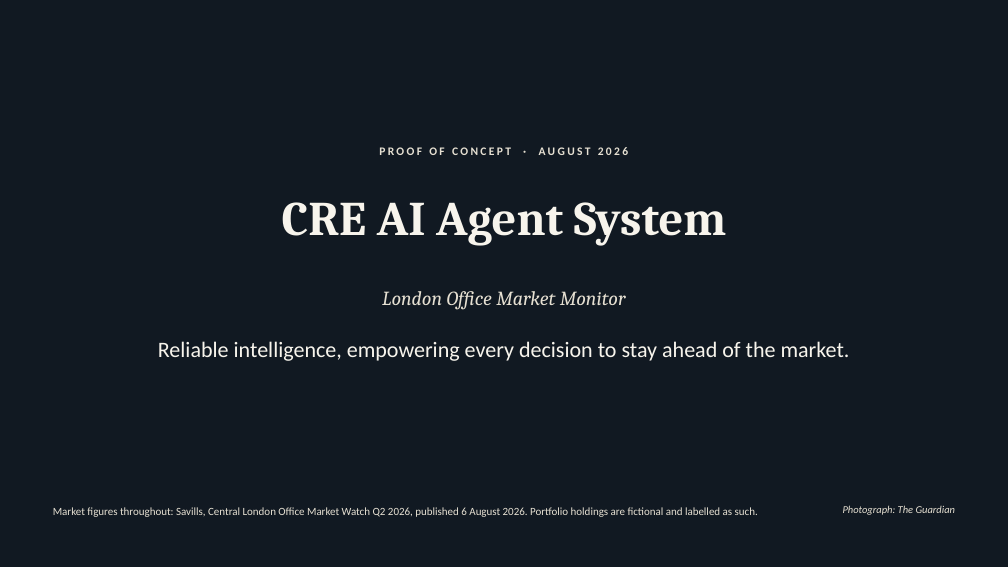
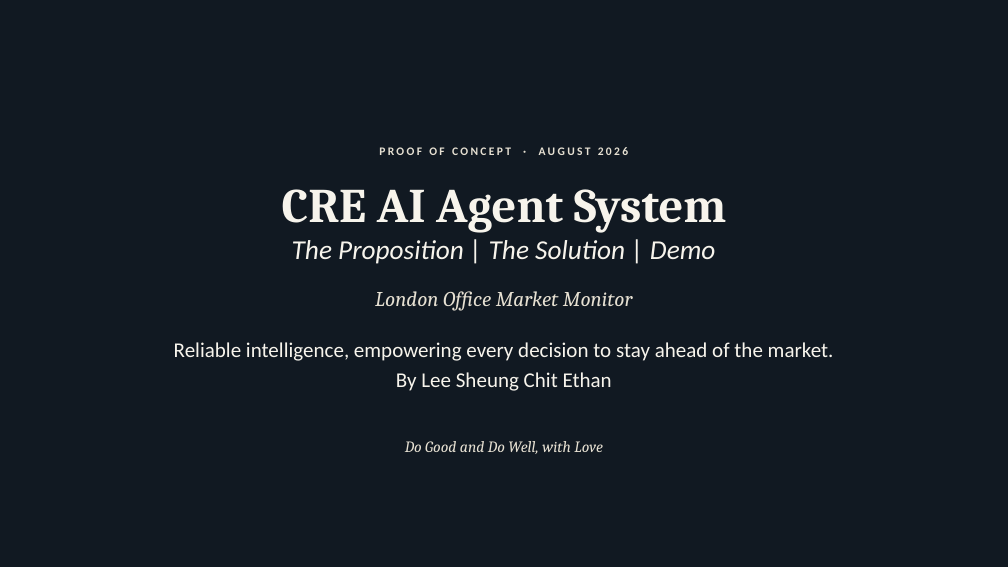
Before and after one commit to ethanlee928/cre_market_agent, a slide deck: slide 1 of slides/cre-ai-agent-system.pptx. Drawn at 1008x567 pixels with LibreOffice and Linux fonts; fonts in the diff are those of the drawing; background and template pictures are left out; a plain dark background stands for a picture behind light text. Boxes give left, top, right and bottom in pixels: in the first picture for what was removed or moved away, otherwise in the second. Text is boxed around its words. In the diff, an @@ line names an element or a change of style, - is before the commit and + after.

```diff
--- a/slides/cre-ai-agent-system.pptx
+++ b/slides/cre-ai-agent-system.pptx
@@ text "CRE AI Agent System": place and size @@
-text "CRE AI Agent System" at <box>282,202,726,246</box>
+text "CRE AI Agent System" at <box>282,189,726,264</box>
@@ text at <box>292,240,715,264</box>: paragraph added @@
+The Proposition | The Solution | Demo
@@ text "London Office Market Monitor" at <box>375,291,632,311</box>: size 19 to 20 pt @@
@@ text at <box>174,342,834,391</box>: text changed; size 21 to 20 pt @@
-Reliable intelligence, empowering every decision to stay ahead of the market.
+Reliable intelligence, empowering every decision to stay ahead of the market.
+By Lee Sheung Chit Ethan
@@ text added at <box>405,441,602,454</box>, 15 pt, text #E6E0D2, italic @@
+Do Good and Do Well, with Love
@@ text removed at <box>53,507,758,517</box> @@
-Market figures throughout: Savills, Central London Office Market Watch Q2 2026, published 6 August 2026. Portfolio holdings are fictional and labelled as such.
@@ text removed at <box>843,505,956,515</box> @@
-Photograph: The Guardian
```
Also in this commit, not shown: 4 other slides changed, 1 other file.
